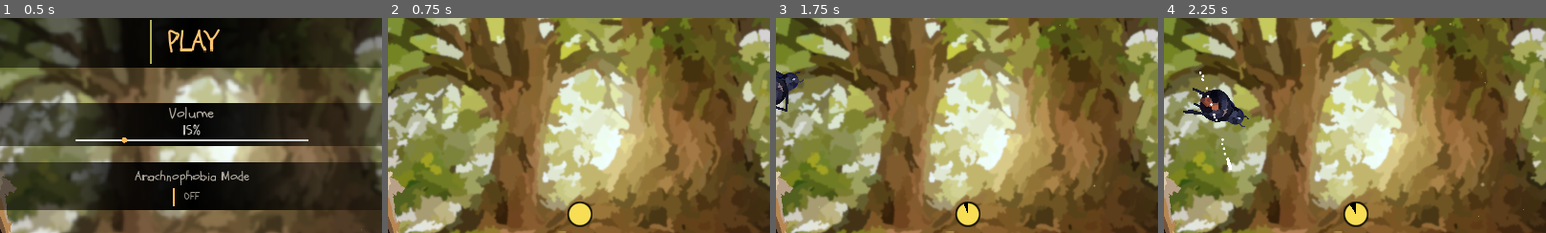
Above: before the commit, frames 1-4 (left to right).
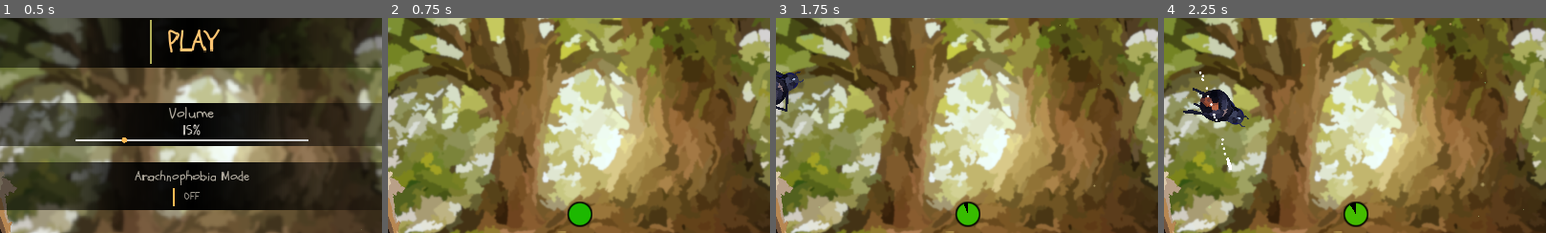
Above: after the commit, the same moments.

Repository: InRe-Dan/ld56
Game: Godot game, scene res://menus/main_menu.tscn
Two runs of this game, one before a commit and one after it. Both use one fixed random seed, a clock stepped at 60 frames per second and the inputs below.
Inputs (mouse positions are % of the whole screen's width and height, from its top left):
- Up to frame 1 (0.5 s): no input
- Up to frame 2 (0.75 s): click "PLAY" at 0.5 s
- Up to frame 3 (1.75 s): move the mouse to (72, 45) at 1.27 s; hold D (move_right) from 1.28 s (still down); hold Right mouse button (destroy_web) from 1.28 s (still down); tap Space (jump) at 1.52 s
- Up to frame 4 (2.25 s): move the mouse to (30, 55) at 2.02 s; release D (move_right) at 2.03 s; release Right mouse button (destroy_web) at 2.03 s; hold S (move_down) from 2.03 s (still down); click (30, 55) at 2.1 s
The pictures show only the part of the screen within x 25-75%, y 41-91%; the shares and areas given below are measured in that part.

Frame 1 is identical in both runs. In frame 2, 0.5% of the frame differs, in the area x 47-54%, y 85-97%; in frame 3, 0.5%; in frame 4, 0.5%.

Commit message:
Added energy gradient

Diff:
--- a/menus/game_ui.gd
+++ b/menus/game_ui.gd
@@ -1,4 +1,6 @@
 extends Control
+
+@export var energy_gradient : Gradient
 
 @onready var spider : Spider = get_tree().get_first_node_in_group("spider")
 @onready var reticle : Sprite2D = $WebReticle
@@ -11,6 +13,7 @@
 # Called every frame. 'delta' is the elapsed time since the previous frame.
 func _process(delta: float) -> void:
 	$TextureProgressBar.value = spider.energy
+	$TextureProgressBar.tint_progress = energy_gradient.sample(spider.energy / spider.energy_cap)
 
 	var aim : Vector2 = spider.get_websling_position()
 	if aim == Vector2(-1, -1):
--- a/world/world.tscn
+++ b/world/world.tscn
@@ -113,6 +113,10 @@
 shader_parameter/wave_frequency = 20.0
 shader_parameter/wave_length = 200.0
 
+[sub_resource type="Gradient" id="Gradient_mpohr"]
+offsets = PackedFloat32Array(0, 0.508828, 1)
+colors = PackedColorArray(1, 0, 0, 1, 1, 0.95, 0, 1, 0.110667, 0.83, 0, 1)
+
 [node name="World" type="Node2D"]
 script = ExtResource("1_m6c00")
 
@@ -311,5 +315,6 @@
 layer = 5
 
 [node name="GameUI" parent="UI" instance=ExtResource("10_y58tq")]
+energy_gradient = SubResource("Gradient_mpohr")
 
 [connection signal="body_entered" from="Bounds/Killbox" to="." method="_on_killbox_body_entered"]
Not shown: 1 places in world/world.tscn that only renumber resources
